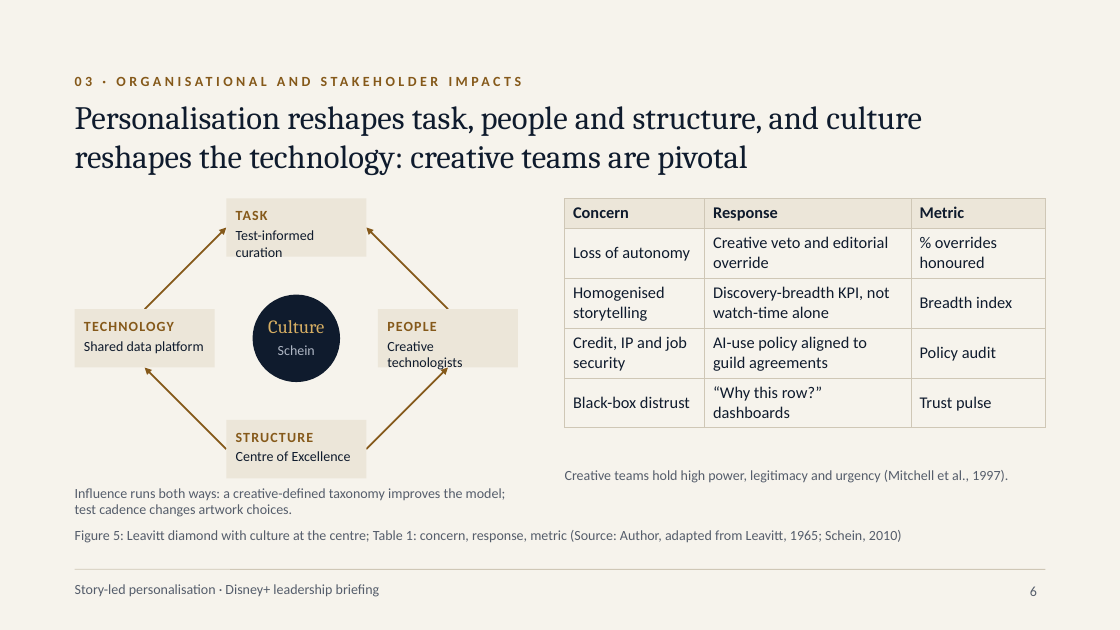
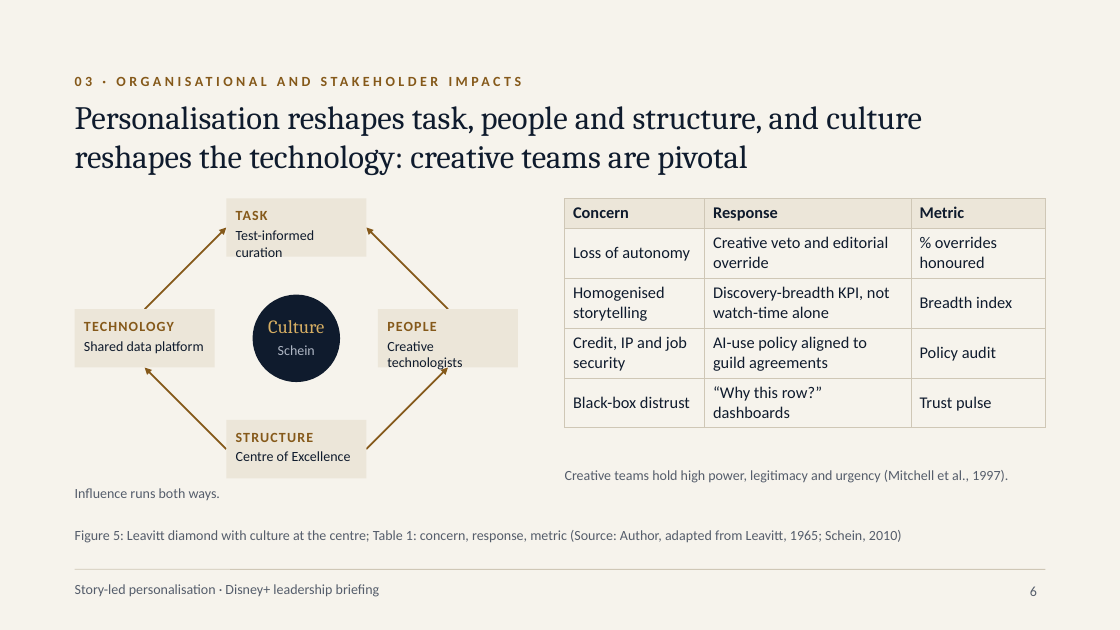
Before and after one commit to karanrg22-svg/skill, a slide deck: slide 6 of output/A_Corporate_Editorial.pptx. Drawn at 1120x630 pixels with LibreOffice and Linux fonts; fonts in the diff are those of the drawing. Boxes give left, top, right and bottom in pixels: in the first picture for what was removed or moved away, otherwise in the second. Text is boxed around its words. In the diff, an @@ line names an element or a change of style, - is before the commit and + after.

```diff
--- a/output/A_Corporate_Editorial.pptx
+++ b/output/A_Corporate_Editorial.pptx
@@ text at [75, 488, 220, 500]: text changed @@
-Influence runs both ways: a creative-defined taxonomy improves the model; test cadence changes artwork choices.
+Influence runs both ways.
```
Also in this commit, not shown: 7 other slides changed, 3 slides added, 1 other file.
